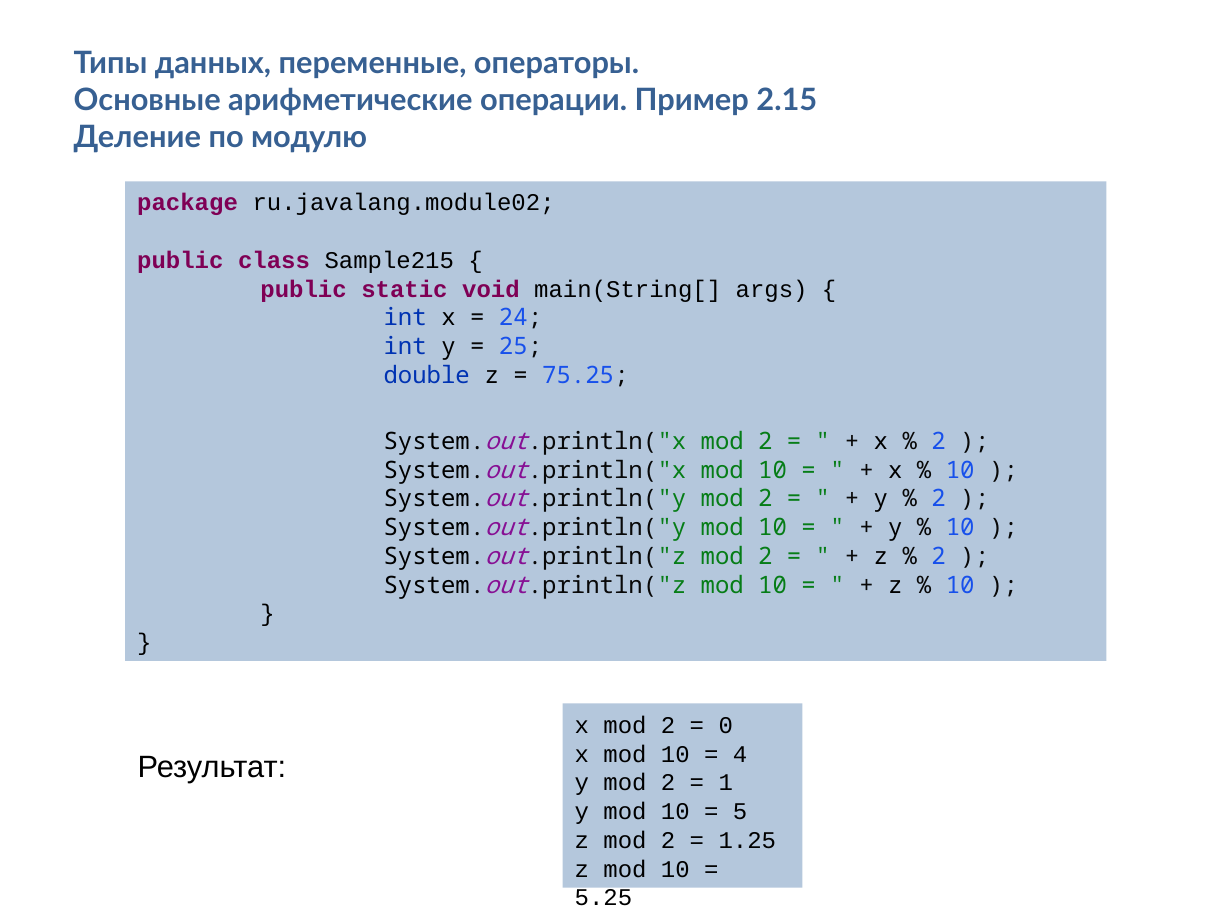
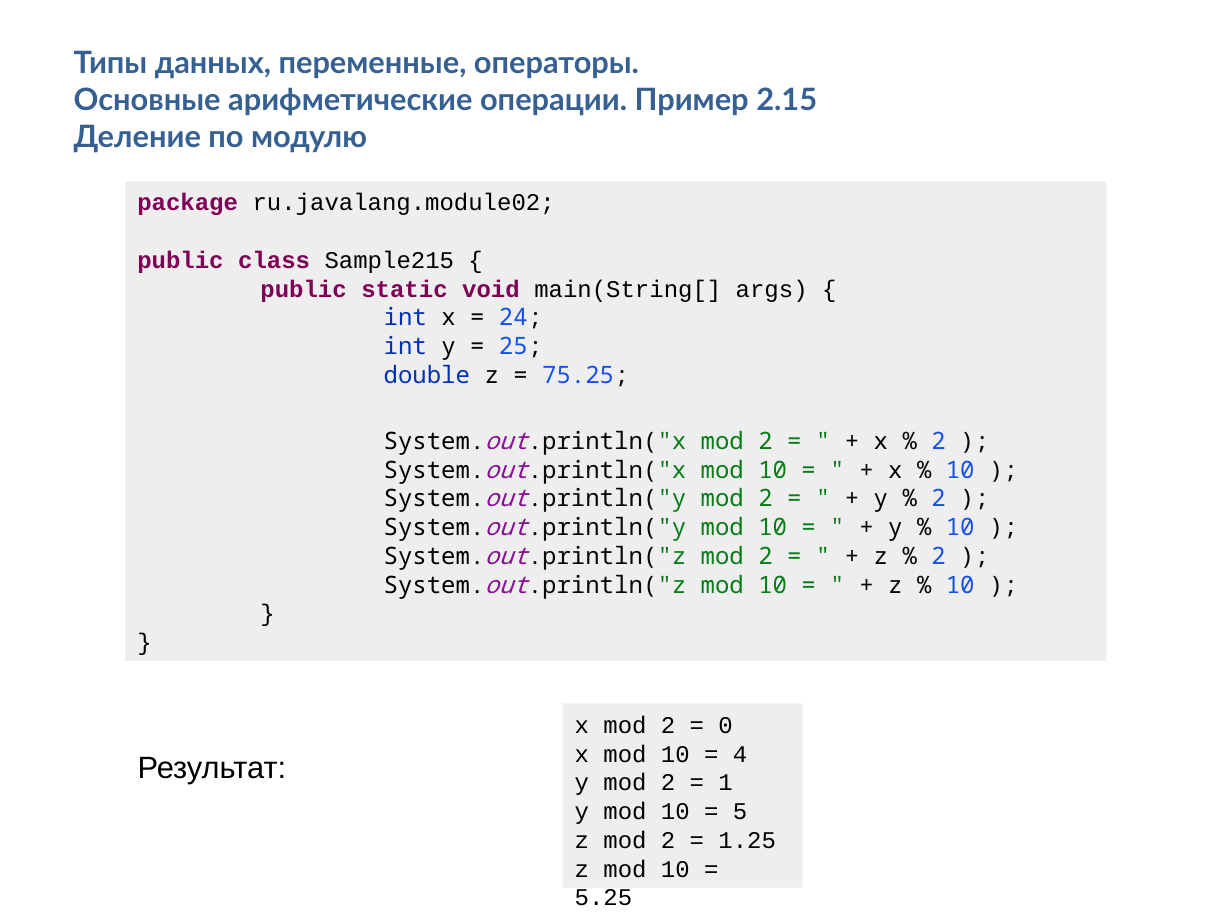
Before and after one commit to Vyacheslav2023/javase0111, a slide deck: slide 37 of presentation/JavaSE102ТипыОператоры.pptx. Drawn at 1232x924 pixels with LibreOffice and Linux fonts; fonts in the diff are those of the drawing. Boxes give left, top, right and bottom in pixels: in the first picture for what was removed or moved away, otherwise in the second. Text is boxed around its words. In the diff, an @@ line names an element or a change of style, - is before the commit and + after.

```diff
--- a/presentation/JavaSE102ТипыОператоры.pptx
+++ b/presentation/JavaSE102ТипыОператоры.pptx
@@ rectangle "package ru.javalang.module02;" at (126,181,1108,660): fill #B4C7DC to #EEEEEE @@
@@ rectangle "x mod 2 = 0" at (563,703,803,888): fill #B4C7DC to #EEEEEE @@
```
Also in this commit, not shown: 17 other slides changed, 23 other files.
